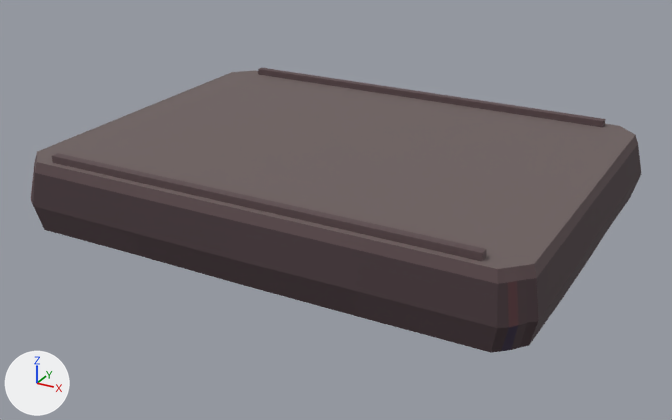
Before and after pictures for a commit that changed the OBJ model project/Resources/3DModel/Stages/magma_fortress_foundation/magma_fortress_foundation.obj.
Rendered twice from a 50 mm camera at (26.8, -49.7, 20.0) aimed at (0.0, -1.0, -4.3). Arrows for +X, +Y and +Z are at lower left; the lights stay in place. The first picture is the older version. Where no turn or scale is listed for an object, it has been applied to the vertices. Vertices at exactly the same position are counted once.

The first picture shows 'magma_fortress_foundation'.
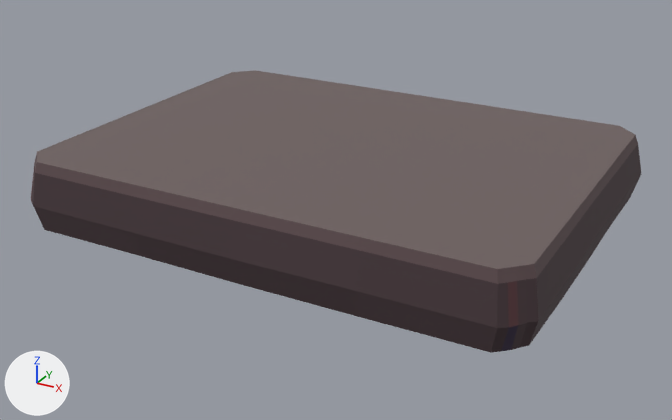
Changed parts and their boxes (x1, y1, x2, y2) in the pictures (672 x 420 px):
```json
{"object": "magma_fortress_foundation", "change": "reshaped", "before": [31, 68, 641, 353], "after": [31, 70, 641, 353]}
{"part": 1, "of": "me_magma_fortress_foundation", "change": "deleted", "before": [258, 68, 605, 127]}
{"part": 2, "of": "me_magma_fortress_foundation", "change": "deleted", "before": [52, 153, 487, 261]}
```

Edits to the scene script, one JSON object a line:
```json
{"block": "me_magma_fortress_foundation", "where": "# used by ob_magma_fortress_foundation; location = (0.0, 0.0, 0.0)"}
{"op": "remove", "block": "me_magma_fortress_foundation", "code": "me_magma_fortress_foundation.from_pydata(...)  # 146 vertices, 172 faces; spans x -16.7..16.7, y -12.6..12.6, z -4.8..0.4"}
{"op": "add", "block": "me_magma_fortress_foundation", "code": "me_magma_fortress_foundation.from_pydata(...)  # 130 vertices, 160 faces; spans x -16.7..16.7, y -12.6..12.6, z -4.8..0.0"}
{"block": "me_magma_fortress_foundation", "change": "me_magma_fortress_foundation part 1: the loose piece of 8 vertices spanning x -13.8..13.8, y 11.1..11.6, z 0.0..0.4 is deleted"}
{"block": "me_magma_fortress_foundation", "change": "me_magma_fortress_foundation part 2: the loose piece of 8 vertices spanning x -13.8..13.8, y -11.6..-11.1, z 0.0..0.4 is deleted"}
```
